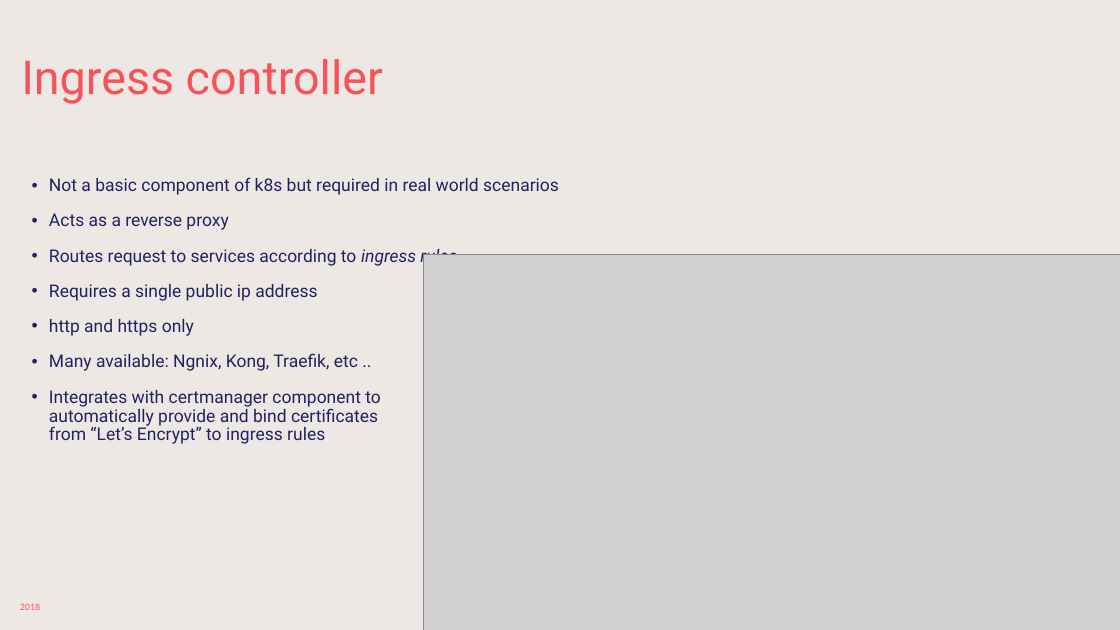
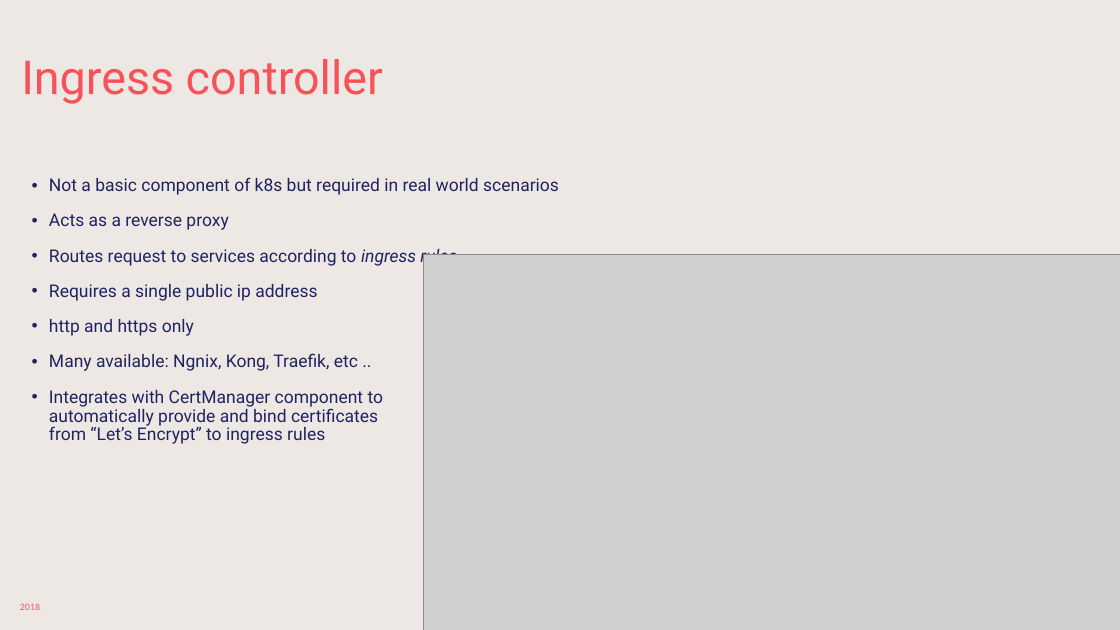
Before and after one commit to sabbadino/deltatre-community-meetups-session-3, a slide deck: slide 9 of K8s-basic.pptx (slide 8 before the commit). Drawn at 1120x630 pixels with LibreOffice and Linux fonts; fonts in the diff are those of the drawing; grey boxes stand for pictures; background and template pictures are left out. Boxes give left, top, right and bottom in pixels: in the first picture for what was removed or moved away, otherwise in the second. Text is boxed around its words. In the diff, an @@ line names an element or a change of style, - is before the commit and + after.

```diff
--- a/K8s-basic.pptx
+++ b/K8s-basic.pptx
@@ text at [49,390,384,444]: text changed @@
-• Integrates with certmanager component to
-  automatically provide and bind certificates
-  from “Let’s Encrypt” to ingress rules
+• Integrates with CertManager component to
+  automatically provide and bind certificates
+  from “Let’s Encrypt” to ingress rules
```
Also in this commit, not shown: 3 other slides changed.
